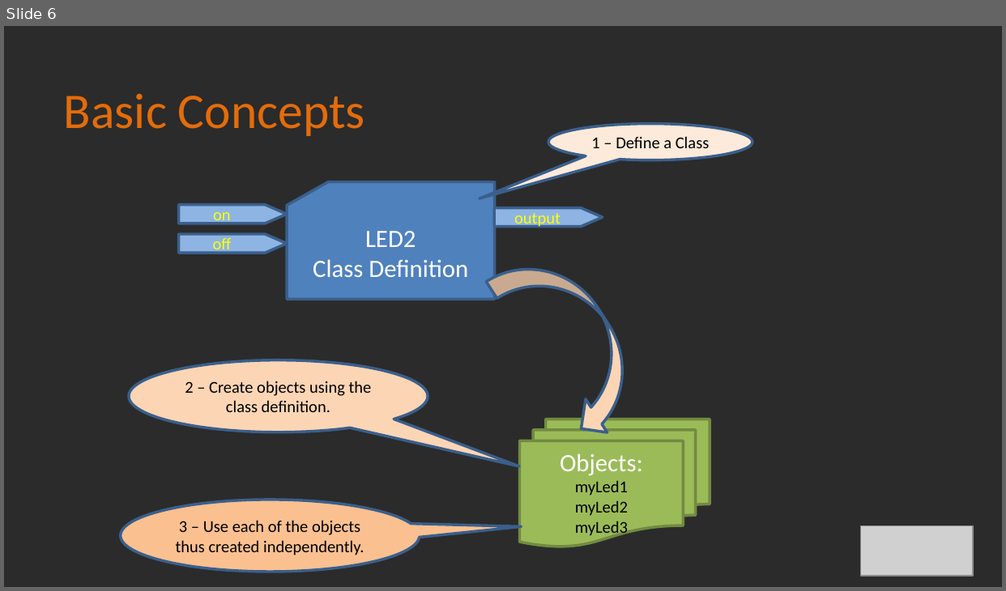
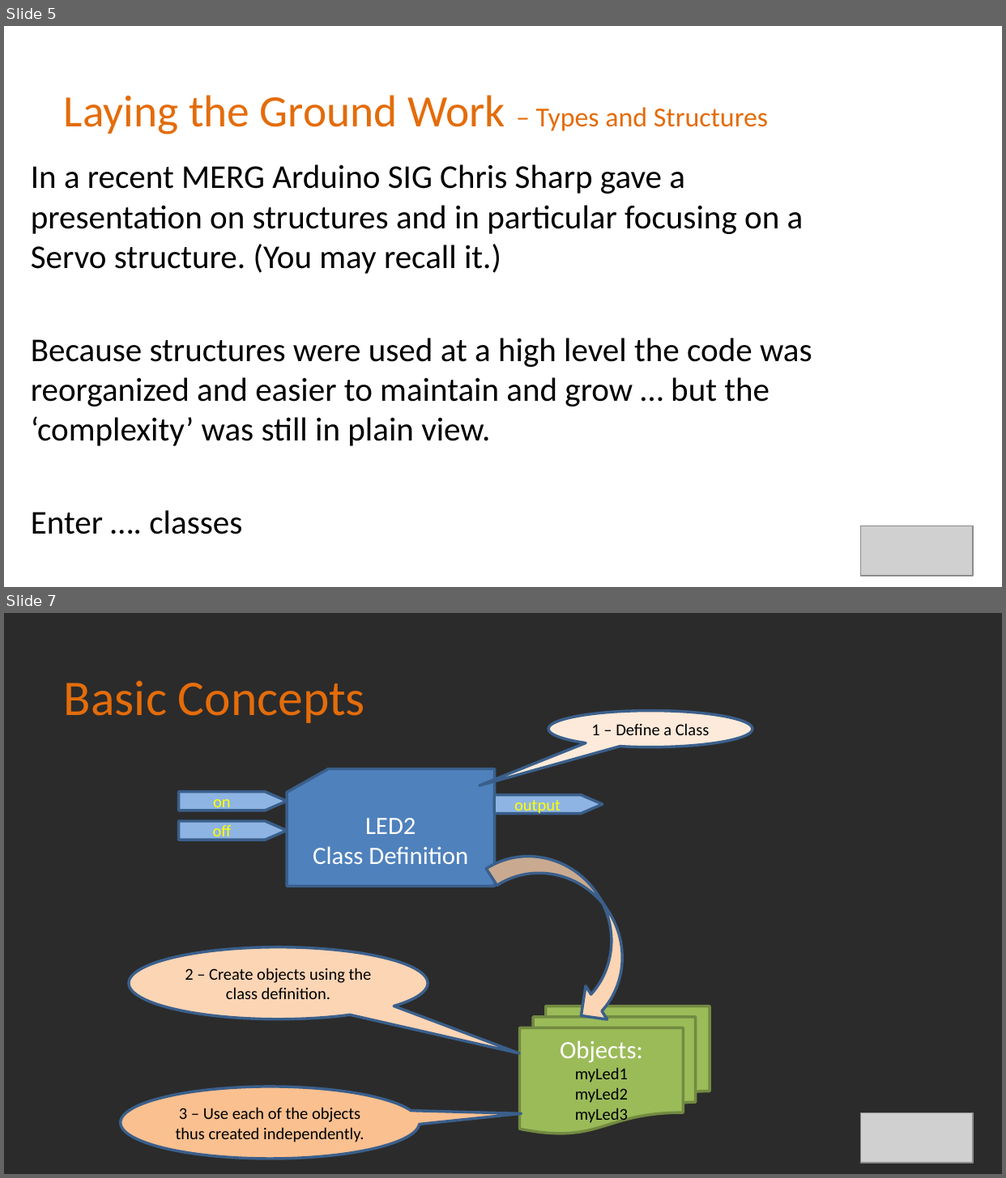
Before and after one commit to Alan-Lomax/MERG-SIG-Presentations, a slide deck: Part 4 - Introduction to Class Programming.pptx. Shown one above the other, each under a label of ours: slide 6 before the commit, slides 5 and 7 after it; the slides between them are not shown. The pictures are 1006x591 and 1006x1178 pixels, drawn with LibreOffice and Linux fonts; fonts in the diff are those of the drawing; grey boxes stand for pictures; background and template pictures are left out; a plain dark background stands for a picture behind light text. Boxes give left, top, right and bottom in pixels: in the first picture for what was removed or moved away, otherwise in the second. Text is boxed around its words. In the diff, an @@ line names an element or a change of style, - is before the commit and + after.

Commit message:
Update Part 4 - Introduction to Class Programming.pptx
Updated to better integrate following from Chris Sharps MERG presentation on structures (Oct 26 2021)

```diff
--- a/Part 4 - Introduction to Class Programming.pptx
+++ b/Part 4 - Introduction to Class Programming.pptx
@@ slide 5 added at bbox=[4, 26, 1002, 587], background picture (left out) @@
@@ title added at bbox=[64, 95, 768, 135], 32.4 pt, text #E46C0A @@
+Laying the Ground Work – Types and Structures
@@ text added at bbox=[31, 165, 812, 535], 24 pt, text #000000 @@
+In a recent MERG Arduino SIG Chris Sharp gave a presentation on structures and in particular focusing on a Servo structure. (You may recall it.)
+Because structures were used at a high level the code was reorganized and easier to maintain and grow … but the ‘complexity’ was still in plain view.
+Enter …. classes
@@ picture added at bbox=[860, 526, 972, 576] @@
@@ what was slide 6 is now slide 7 @@
```
Also in this commit, not shown: 5 slides changed, 3 other slides added, 1 slide removed.
